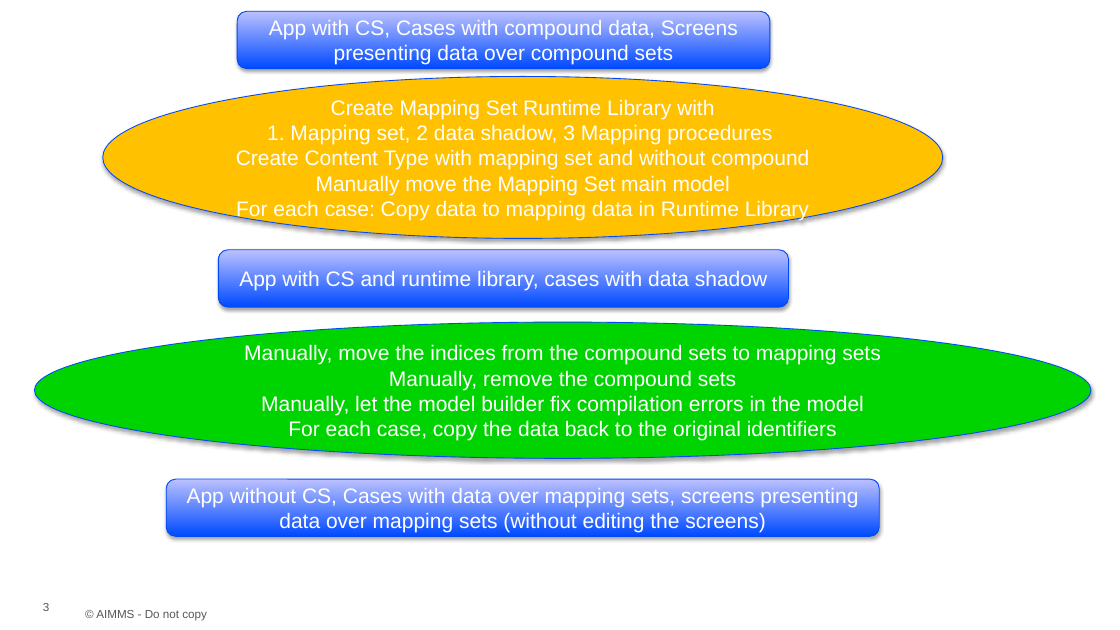
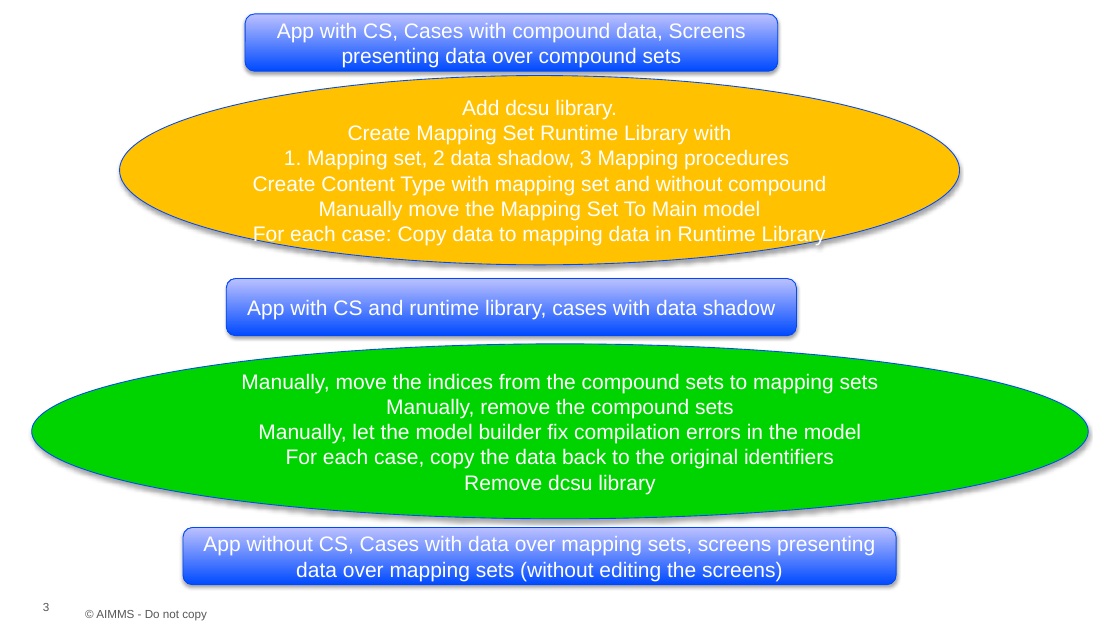
Before and after one commit to aimms/how-to, a slide deck: slide 3 of Resources/Other/CompoundSets/Images/DeprecateCompoundSets.pptx. Drawn at 1120x630 pixels with LibreOffice and Linux fonts; fonts in the diff are those of the drawing; background and template pictures are left out. Boxes give left, top, right and bottom in pixels: in the first picture for what was removed or moved away, otherwise in the second. Text is boxed around its words. In the diff, an @@ line names an element or a change of style, - is before the commit and + after.

```diff
--- a/Resources/Other/CompoundSets/Images/DeprecateCompoundSets.pptx
+++ b/Resources/Other/CompoundSets/Images/DeprecateCompoundSets.pptx
@@ rounded rectangle "App with CS, Cases with ...": place and size @@
-rounded rectangle "App with CS, Cases with ..." at bbox=[237, 11, 770, 68]
+rounded rectangle "App with CS, Cases with ..." at bbox=[245, 14, 778, 71]
@@ ellipse "Add dcsu library.": place and size @@
-ellipse "Add dcsu library." at bbox=[103, 76, 943, 239]
+ellipse "Add dcsu library." at bbox=[119, 76, 960, 265]
@@ text in ellipse at bbox=[462, 99, 616, 120]: paragraph added @@
+Add dcsu library.
@@ text in ellipse at bbox=[319, 200, 760, 220]: text changed @@
-Manually move the Mapping Set main model
+Manually move the Mapping Set To Main model
@@ rounded rectangle "App with CS and runtime ...": place and size @@
-rounded rectangle "App with CS and runtime ..." at bbox=[218, 250, 789, 307]
+rounded rectangle "App with CS and runtime ..." at bbox=[226, 279, 797, 336]
@@ ellipse "Manually, move the indices from ...": place and size @@
-ellipse "Manually, move the indices from ..." at bbox=[34, 322, 1091, 458]
+ellipse "Manually, move the indices from ..." at bbox=[32, 344, 1089, 518]
@@ text in ellipse at bbox=[464, 474, 655, 494]: paragraph added @@
+Remove dcsu library
@@ rounded rectangle "App without CS, Cases with ...": place and size @@
-rounded rectangle "App without CS, Cases with ..." at bbox=[166, 479, 880, 536]
+rounded rectangle "App without CS, Cases with ..." at bbox=[183, 528, 897, 585]
```
Also in this commit, not shown: 3 other files.
